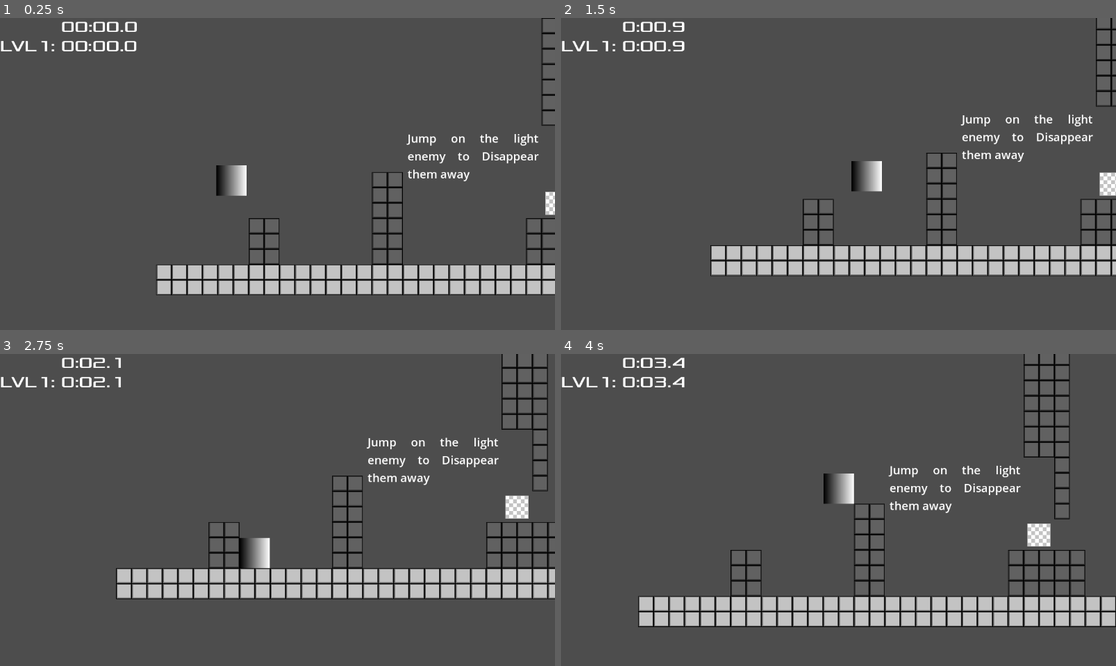
Above: before the commit, frames 1-4 (two rows, left to right).
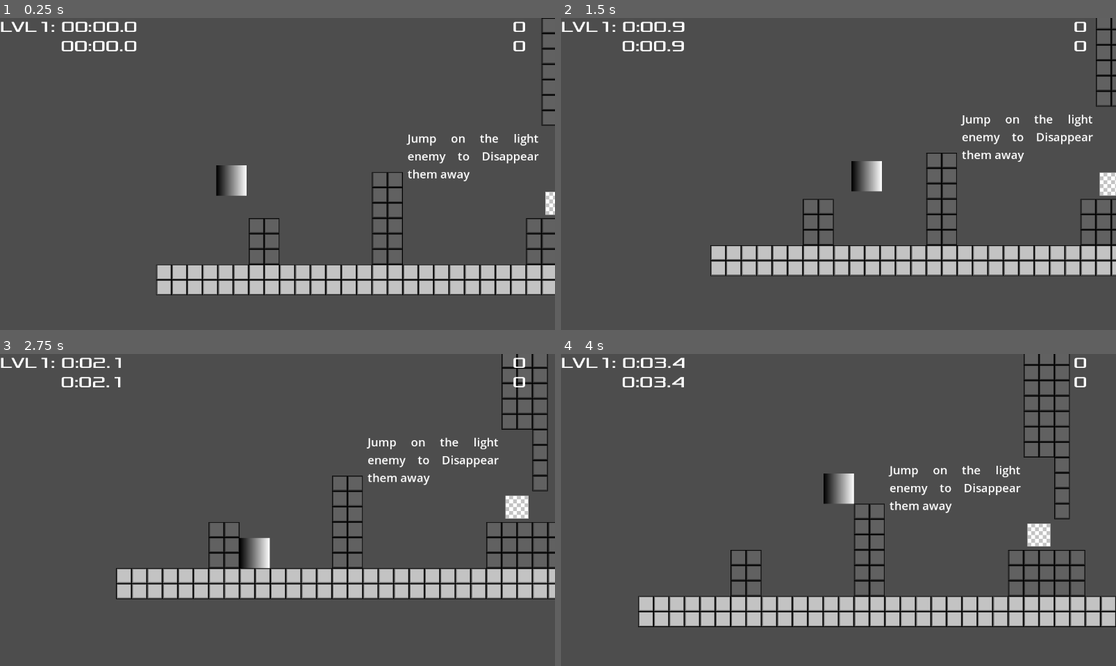
Above: after the commit, the same moments.

Repository: return-misaPuding/swatch-platformer
Game: Godot game, scene res://new_main.tscn
The game is run twice, just before and just after one commit, with the same random seed, the same clock (stepped at 60 frames per second) and the same inputs.
Inputs:
- Up to frame 1 (0.25 s): no input
- Up to frame 2 (1.5 s): tap Enter at 0.5 s; hold Right (ui_right) from 0.53 s (still down); tap Alt at 0.6 s; tap W (jump) at 0.77 s; tap Shift at 1.35 s
- Up to frame 3 (2.75 s): tap W (jump) at 1.52 s; release Right (ui_right) at 2.03 s; hold Left (ui_left) from 2.03 s (still down); tap Alt at 2.1 s
- Up to frame 4 (4 s): release Left (ui_left) at 2.78 s; hold Right (ui_right) from 2.78 s (still down); tap Shift at 2.85 s; tap W (jump) at 3.02, 3.77 s; tap Alt at 3.6 s

The runs differ from the first frame. In frame 1, 0.4% of the frame differs, in the area x 0-95%, y 1-11%; in frame 2, 0.4%; in frame 3, 0.4%; in frame 4, 0.4%.

Commit message:
added death counters to HUD

Diff:
--- a/HUD.tscn
+++ b/HUD.tscn
@@ -7,15 +7,38 @@
 script = ExtResource("1_efote")
 
 [node name="GlobalTime" type="Label" parent="."]
-offset_left = 127.0
-offset_right = 285.0
-offset_bottom = 37.0
+offset_left = 126.0
+offset_top = 40.0
+offset_right = 284.0
+offset_bottom = 77.0
 text = "00:00.0"
 label_settings = ExtResource("1_k5de2")
 
 [node name="LvlTime" type="Label" parent="."]
-offset_top = 40.0
 offset_right = 285.0
-offset_bottom = 77.0
+offset_bottom = 37.0
 text = "LVL1: 00:00.0"
 label_settings = ExtResource("1_k5de2")
+
+[node name="Total" type="Label" parent="."]
+offset_left = 1064.0
+offset_right = 1148.0
+offset_bottom = 37.0
+text = "000"
+label_settings = ExtResource("1_k5de2")
+
+[node name="Level" type="Label" parent="."]
+offset_left = 1064.0
+offset_top = 40.0
+offset_right = 1148.0
+offset_bottom = 77.0
+text = "000"
+label_settings = ExtResource("1_k5de2")
+
+[node name="Ckpt" type="Label" parent="."]
+offset_left = 1064.0
+offset_top = 80.0
+offset_right = 1148.0
+offset_bottom = 117.0
+text = "000"
+label_settings = ExtResource("1_k5de2")
--- a/hud.gd
+++ b/hud.gd
@@ -27,3 +27,13 @@
 		pad_g_min = "0"+pad_g_min
 	$LvlTime.text = "LVL"+str(current_lvl_number)+": "+pad_lvl_min+":"+pad_lvl_sec+"."+str(lvl[2])
 	$GlobalTime.text =  pad_g_min+":"+pad_g_sec+"."+str(full[2])
+
+
+func _on_player_display_death(total: int, lvl: int, ckpt: int, show_ckpt: bool) -> void:
+	if !show_ckpt:
+		$Ckpt.show() # i entered the boolean wrong in my signal emit events
+	else:
+		$Ckpt.hide()
+	$Total.text = str(total)
+	$Level.text = str(lvl)
+	$Ckpt.text = str(ckpt)
--- a/lvl_manager.gd
+++ b/lvl_manager.gd
@@ -17,6 +17,7 @@
 		target_scene_path = "res://lvl"+str(tar)+".tscn"
 		current_level = tar
 	if current_level > max_level:
+		player.game_won = true
 		load_level("res://win.tscn")
 	else:
 		load_level(target_scene_path)
--- a/new_main.tscn
+++ b/new_main.tscn
@@ -108,6 +108,7 @@
 
 [node name="CanvasLayer" parent="." instance=ExtResource("3_ckrgq")]
 
+[connection signal="display_death" from="Player" to="CanvasLayer" method="_on_player_display_death"]
 [connection signal="display_time" from="Player" to="CanvasLayer" method="_on_player_display_time"]
 [connection signal="skip_to_level" from="Player" to="LvlManager" method="_on_player_skip_to_level"]
 [connection signal="area_entered" from="Player/Hitbox" to="Player" method="_on_hitbox_area_entered"]
--- a/player.gd
+++ b/player.gd
@@ -1,6 +1,7 @@
 extends CharacterBody2D
 signal skip_to_level(lvl: int)
 signal display_time(lvl: Array[int],full: Array[int],current_lvl_num: int)
+signal display_death(total: int, lvl: int, ckpt: int, show_ckpt: bool)
 @export var red_sprite: Texture2D
 @export var yellow_sprite: Texture2D
 @export var blue_sprite: Texture2D
@@ -26,6 +27,7 @@
 var first_frame = true
 var timer_started = false
 var hitbox_disabled = false
+var game_won: bool = false
 var rel: Transform2D
 var rel_vec: Vector2
 var rel_ratio_x: float
@@ -45,6 +47,7 @@
 var ckpt_last = 0
 var ckpt_pos = null
 var listed_ckpt: Array = []
+var death_total: int = 0
 var death_this_lvl: int = 0
 var death_this_ckpt: int = 0
 var time_min: int = 0
@@ -65,6 +68,9 @@
 	time_min = 0
 	time_sec = 0
 	time_dec = 0
+	death_this_lvl = 0
+	death_this_ckpt = 0
+	display_death.emit(death_total,death_this_lvl,death_this_ckpt,(len(listed_ckpt) == 0))
 
 func _ready():
 	await get_tree().process_frame #game crashes without this ???
@@ -87,7 +93,11 @@
 	if setcoord and (debug_god_mode and global_position.y < KILL_Y):
 		setcoord = false #godmode doesn't work when falling down
 	if setcoord:
+		death_total += 1
+		death_this_lvl += 1
+		death_this_ckpt += 1
 		_on_null_velocity()
+		display_death.emit(death_total,death_this_lvl,death_this_ckpt,(len(listed_ckpt) == 0))
 	main_parent = get_parent()
 	lvl_manager_node = main_parent.get_node_or_null("LvlManager")
 	if lvl_manager_node:
@@ -277,6 +287,7 @@
 		ckpt_pos = area.global_position
 		ckpt_last = area.ckpt_id
 		death_this_ckpt = 0
+		display_death.emit(death_total,death_this_lvl,0,false)
 		area.queue_free()
 
 func _on_hazardbox_entered(body: Node2D):
@@ -288,8 +299,12 @@
 		velocity.y += JUMP_VELOCITY*1.65
 
 
-func _on_timer_timeout() -> void:
+func _on_timer_timeout():
 	#print("timer tick")
+	if game_won:
+		print("game won, stopping timer")
+		$Timer.paused = true
+		return null
 	time_dec += 1
 	full_time_base += 1
 	full_time_dec += 1
--- a/sqenemy.gd
+++ b/sqenemy.gd
@@ -41,7 +41,7 @@
 	var file_textures: Array[Texture2D] = []
 	for file in DirAccess.get_files_at(path):
 		if file.ends_with(".png"):
-			print("loading "+path+file)
+			#print("loading "+path+file)
 			file_textures.append(load(path+file))
 	print(str(len(file_textures)))
 	return file_textures
